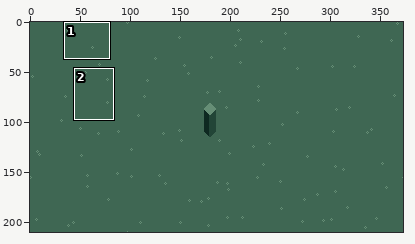
Pixel-art file: external/aseprite/scene.aseprite. Above, an overview of the earlier version with the close-up marked.
Close-up. The starting point:
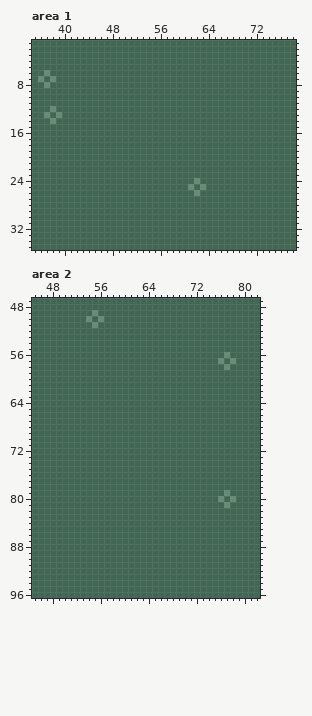
373x210 pixels, 1 frame. Shown: area 1: x 35..78, y 1..35; area 2: x 45..82, y 47..96. The commit also changed other parts of the picture, which this record leaves out.
The same view after the edit:
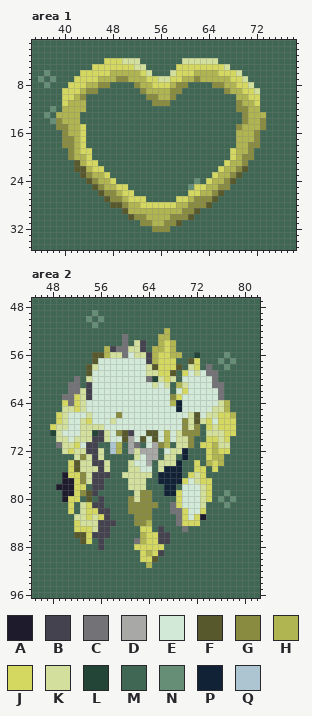
Palette (. is transparent): A #1e1b2d  B #44424e  C #727277  D #a8a8a6  E #d2e9d7  F #57592c  G #898c40  H #b1b551  J #d4d861  K #d3df9c  L #224537  M #3f6753  N #668e76  P #112136  Q #acc5d0
Changes in this commit:
layer "payload" added
layer "heart of gold" added
Changed rows in their new state; - is an unchanged pixel.
Area 1, layer "heart of gold":
first column x 39:
 4 --------JJJKKK-------KKKKKK--------
 5 ------JJJJJJJKK-----JJJJJJJJK------
 6 ----JJJJJHHHHHJK---KJJJHHHHJJJK----
 7 ---JJJJHHHGGHHHJJKKJJHHGHHHHHJJK---
 8 --JJJHHGG----GHHJJJHGG----GGHHJJK--
 9 -JJJHGG-------GHHHHGG-------GHHJJK-
10 -JJHG----------GGHHG----------HHJJ-
11 -JHHH-----------GGG-----------GHHJ-
12 -HHHH-------------------------GGHH-
13 HHHH---------------------------GHHH
14 GHHH---------------------------GHHG
15 GGHHJ-------------------------GHHHG
16 -GHHJ-------------------------HHHG-
17 -GGHJ-------------------------HHHG-
18 -GGHJ-------------------------HHGG-
19 --GHJJ-----------------------JHHG--
20 --GHHJ-----------------------JHGG--
21 ---FHJJ---------------------JHHG---
22 ---FFHJJ-------------------JHHGF---
23 ----FGHHJ-----------------JHHGF----
24 -----FGHHJ---------------JHHGF-----
25 ------FGHHJJ-----------JJHHGG------
26 -------FGGHJJ---------JJHHGF-------
27 --------FGGHJJJ-----JJHGGGF--------
28 ---------FFGHHJJJJJJHHGGGF---------
29 -----------FHHHHHHHHHGGF-----------
30 ------------FGGHHHHGGGF------------
31 --------------GGHHGGF--------------
32 ----------------GGG----------------
Area 2, layer "payload":
first column x 48:
52 -------------------H-----------
53 ------------C-----HH-----------
54 ------------C-KB--HJH----------
55 ---------HBCCKKB-HHJH----------
56 -------FFHKKCEKKBHJJHH--L------
57 -------FEEEEEEEEBHJJJ--FJ------
58 ------FKEEEEEEEEKFJJJF-KJ-C----
59 ------FEEEEEEEEEKKJJF-JEKECC---
60 ----C-KEEEEEEEEECLKJK-EEEEEC---
61 ---CC-BEEEEEEEEEEKEK-HKEEEECC--
62 ---CCKBEEEEEEEEEEEEE-EJEEEEEC--
63 --CCJKBEEEEEEEEEEEEEGJEEEEEEC--
64 --JCJKEEEEEEEEEEEEEEHPEEEEEEKH-
65 --KKJKEEEEEEEEEEEEEEEPEEEEEKKH-
66 -JKEEEKEEEEGEEEEEEEEEEEKFEKKJJH
67 -JKEEKJEEEKEEEEEEEEEEEGKFKJEJJJ
68 JKKEEKKKKEEEEEEEEEEEEEGKG-JKJJJ
69 LKEEEKKLBKEGFBEEFFEHEKGGG-KKKJJ
70 -KKEKKKBBKEEFDEFEFEHEKKG--JJKJ-
71 -CKKJEBB--QH-DC-EDGH-KKG-JJHKK-
72 --KJKKBBK-QH-DKDDD-EKKP---JHJJ-
73 ----KGKBK-----KEDD-KK-P---JHH--
74 ---JFKKBBK---KEED-KKKP--J-HJH--
75 ---JFKKKBK---KKEE-KPPP--JJ-J---
76 --AJJGKBBB--KKKKK-PPPP-JKJ-----
77 --AAJGKBB----KKK--PPPPJEKJJ----
78 -AAAJJ-BB----KKK---PP-EEEKJ----
79 --AAJGFB------KGG--PPJEEEKJ----
80 --AJJ-F-B----GKGG----JEEEKJ----
81 ---J-KJBB----GGGGG--CJEEEK-----
82 ---J-KJJBB---GGGG---CCJEEJ-----
83 ----KKJKJB----GGG----CJEJA-----
84 ----JKKKBBB---GGH----CJJJ------
85 ----JJJKBB-----JJ-B---C--------
86 ----FFJBBB-----HJJBB-----------
87 -----FJ-B-----CHJJBB-----------
88 --------B-----JJJJJ------------
89 ---------------JHJB------------
90 ---------------JJF-------------
91 ----------------H--------------
